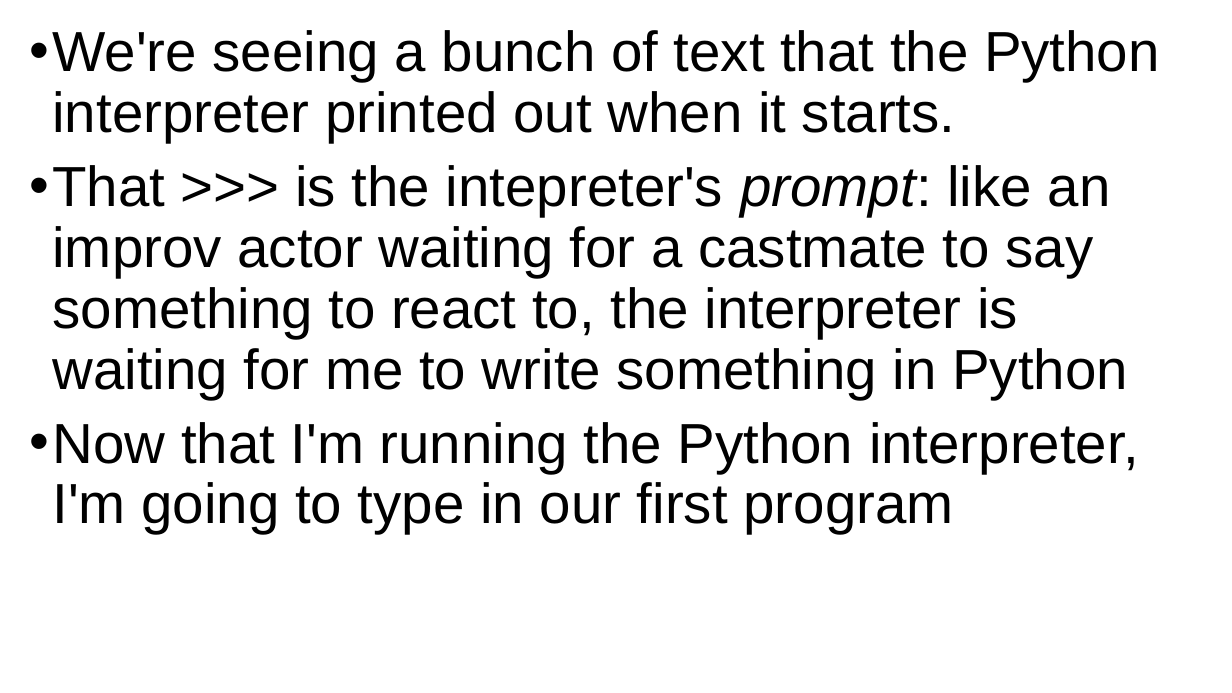
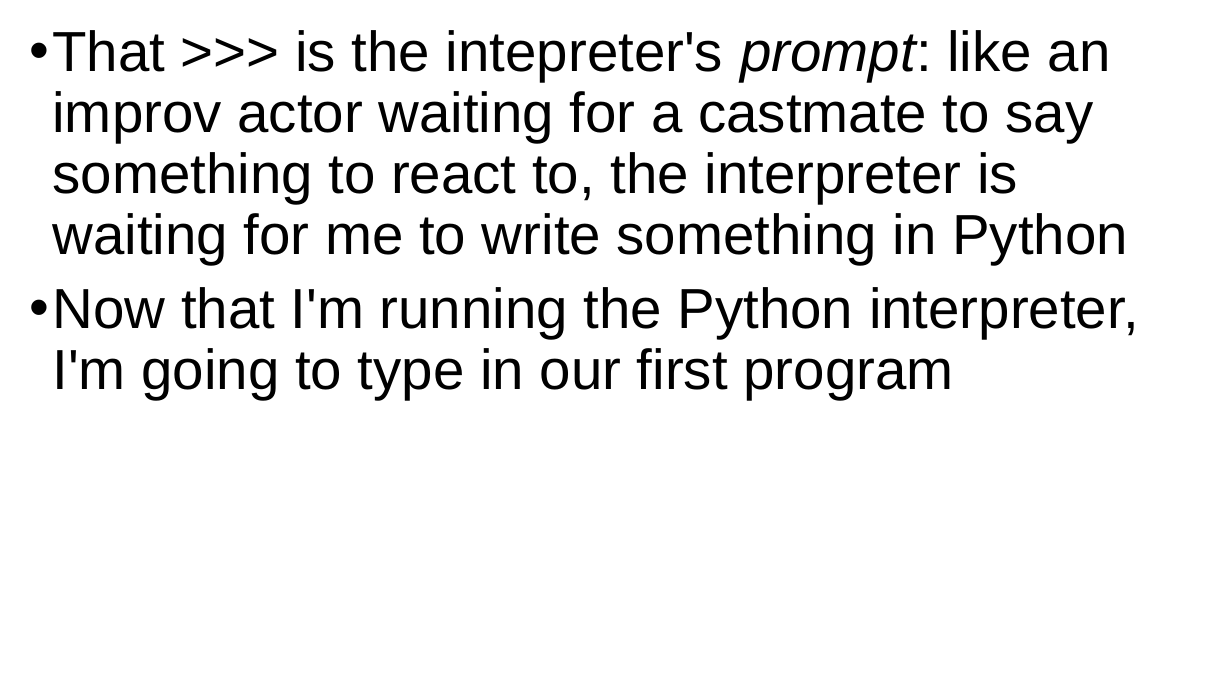
Before and after one commit to grimmelm/ctech404, a slide deck: slide 6 of ctech401/module_1/CTECH401 Module 1 - Hello World and Storing Data.pptx. Drawn at 1232x693 pixels with LibreOffice and Linux fonts; fonts in the diff are those of the drawing. Boxes give left, top, right and bottom in pixels: in the first picture for what was removed or moved away, otherwise in the second. Text is boxed around its words. In the diff, an @@ line names an element or a change of style, - is before the commit and + after.

```diff
--- a/ctech401/module_1/CTECH401 Module 1 - Hello World and Storing Data.pptx
+++ b/ctech401/module_1/CTECH401 Module 1 - Hello World and Storing Data.pptx
@@ text at (52,30,1160,142): paragraph removed @@
-• We're seeing a bunch of text that the Python interpreter printed out when it starts.
```
Also in this commit, not shown: 9 other slides changed, 8 slides added, 2 slides removed, 2 other files.
